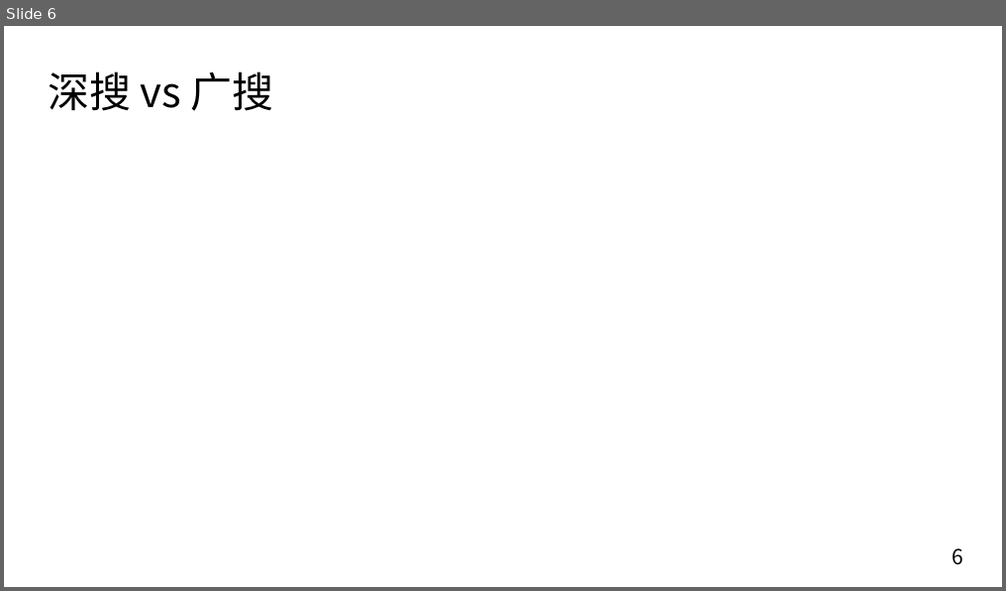
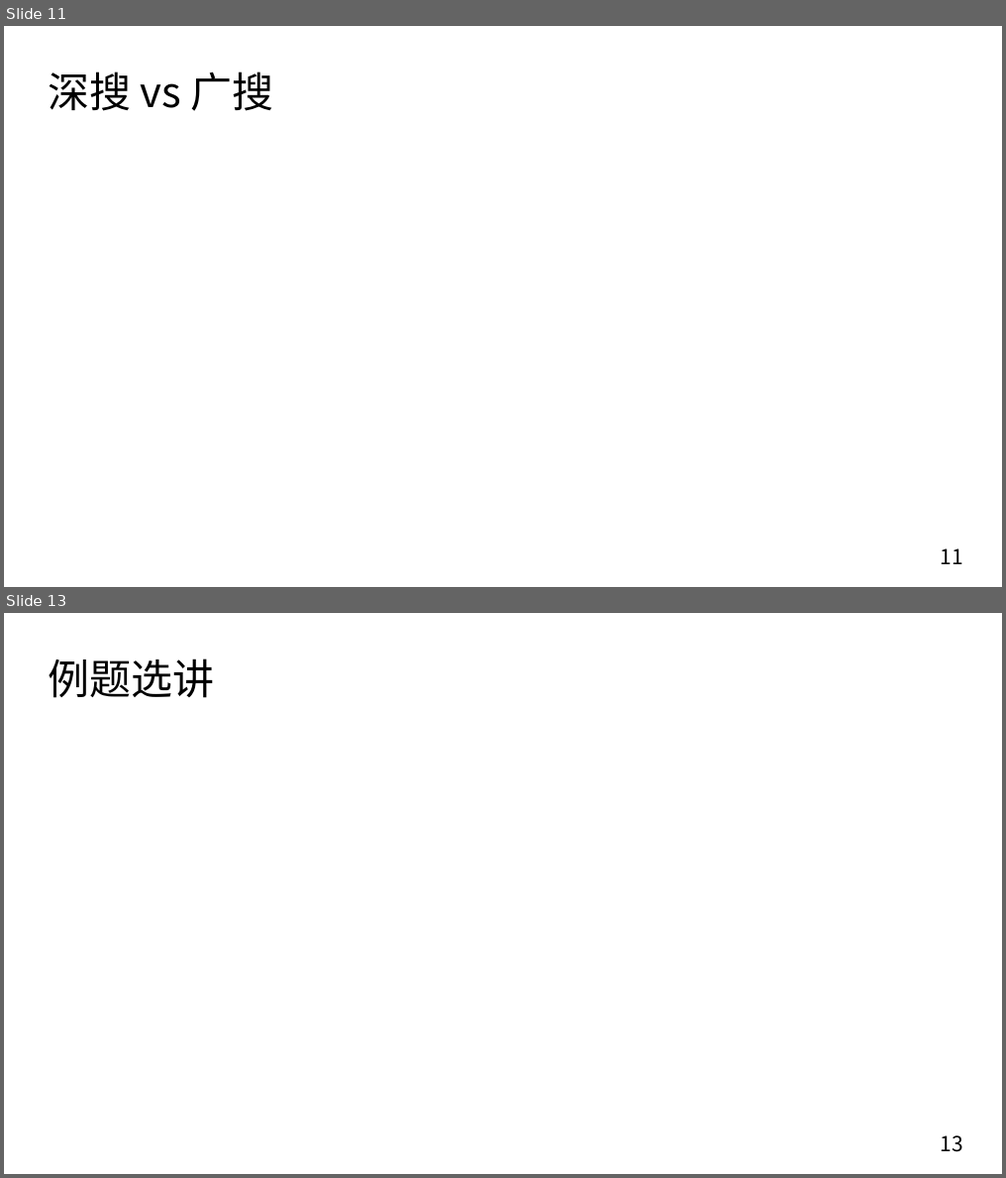
Before and after one commit to Hansimov/cs-notes, a slide deck: cs-seminar/算法与数据结构/树/树.pptx. Shown one above the other, each under a label of ours: slide 6 before the commit, slides 11 and 13 after it; the slides between them are not shown. The pictures are 1006x591 and 1006x1178 pixels, drawn with LibreOffice and Linux fonts; fonts in the diff are those of the drawing. Boxes give left, top, right and bottom in pixels: in the first picture for what was removed or moved away, otherwise in the second. Text is boxed around its words. In the diff, an @@ line names an element or a change of style, - is before the commit and + after.

```diff
--- a/cs-seminar/算法与数据结构/树/树.pptx
+++ b/cs-seminar/算法与数据结构/树/树.pptx
@@ slide 13 added at (x1=4, y1=613, x2=1002, y2=1174), background #FFFFFF @@
@@ title added at (x1=48, y1=659, x2=214, y2=698), 40 pt, text #000000 @@
+例题选讲
@@ page number added at (x1=941, y1=1136, x2=963, y2=1153), 20 pt, text #000000 @@
+13
@@ what was slide 6 is now slide 11 @@
@@ page number at (x1=941, y1=549, x2=963, y2=565): text changed @@
-6
+11
```
Also in this commit, not shown: 3 slides changed, 3 other slides added, 1 slide removed, 7 other files.
